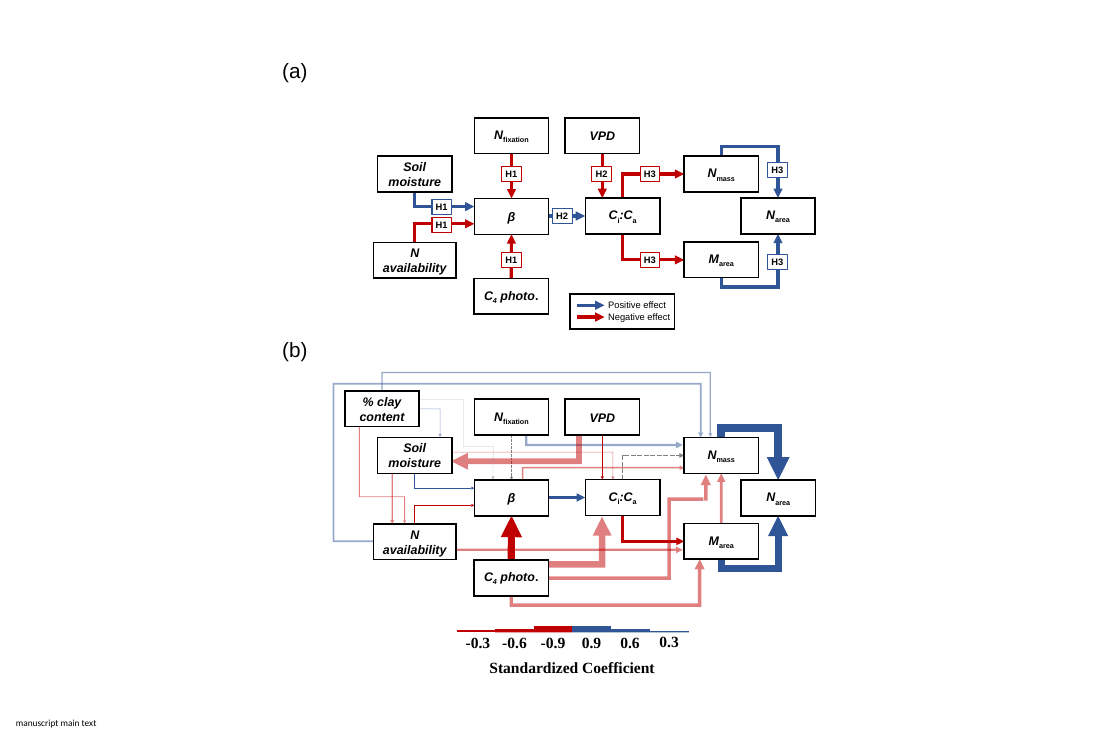
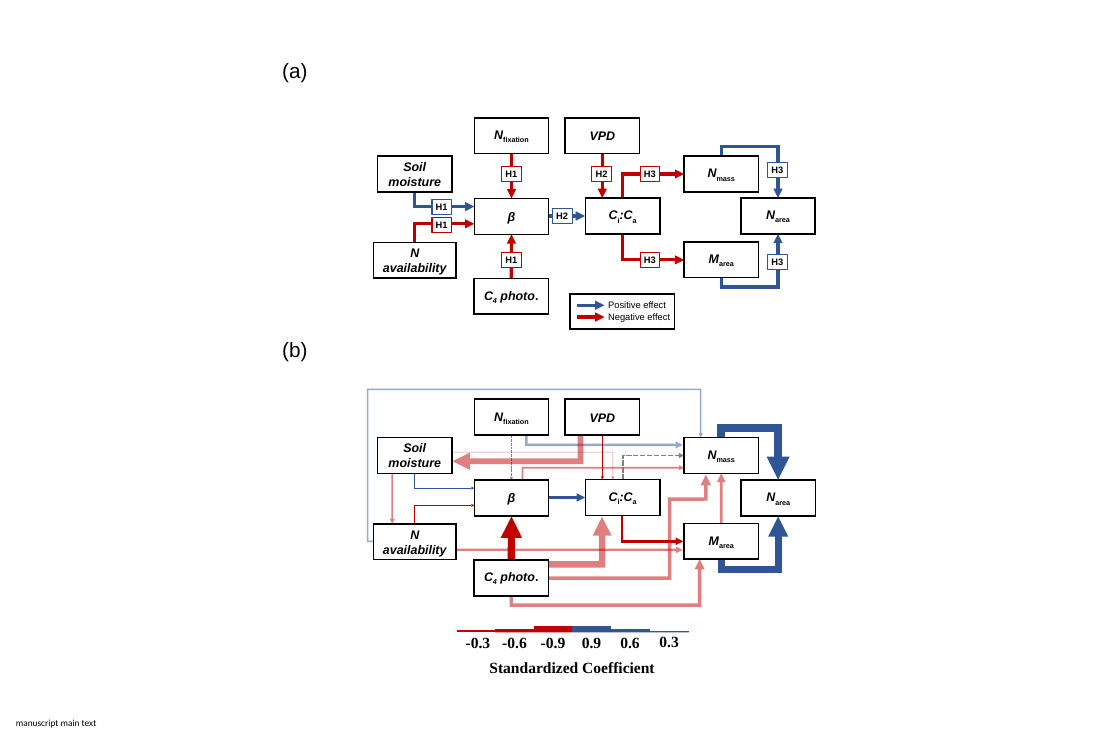
Before and after one commit to eaperkowski/TX_ecolab_leafNitrogen, a slide deck: slide 6 of working_drafts/figs/TXeco_fig6_SEM.pptx. Drawn at 1120x747 pixels with LibreOffice and Linux fonts; fonts in the diff are those of the drawing. Boxes give left, top, right and bottom in pixels: in the first picture for what was removed or moved away, otherwise in the second. Text is boxed around its words. In the diff, an @@ line names an element or a change of style, - is before the commit and + after.

```diff
--- a/working_drafts/figs/TXeco_fig6_SEM.pptx
+++ b/working_drafts/figs/TXeco_fig6_SEM.pptx
@@ elbow arrow (413, 541) - (701, 438): stroke #2F5597 3.38 pt to #2F5597 2.88 pt; route changed @@
@@ elbow arrow removed from (382, 391) to (710, 437) @@
@@ rectangle removed at (x1=345, y1=391, x2=419, y2=427) @@
-% clay content
@@ elbow arrow removed from (419, 409) to (440, 437) @@
@@ elbow line removed from (419, 399) to (493, 446) @@
@@ elbow arrow removed from (360, 426) to (405, 523) @@
@@ elbow arrow (583, 435) - (452, 461): stroke #C00000 10.78 pt to #C00000 11.2 pt; route changed @@
@@ arrow removed from (493, 446) to (493, 479) @@
@@ elbow arrow (526, 435) - (683, 445): stroke #2F5597 4.42 pt to #2F5597 4.6 pt @@
@@ arrow (392, 474) - (392, 524): stroke #C00000 2.62 pt to #C00000 3.2 pt @@
@@ elbow arrow (415, 463) - (475, 488): stroke #2F5597 1.62 pt to #2F5597 1.45 pt @@
```
Also in this commit, not shown: 6 other files.
